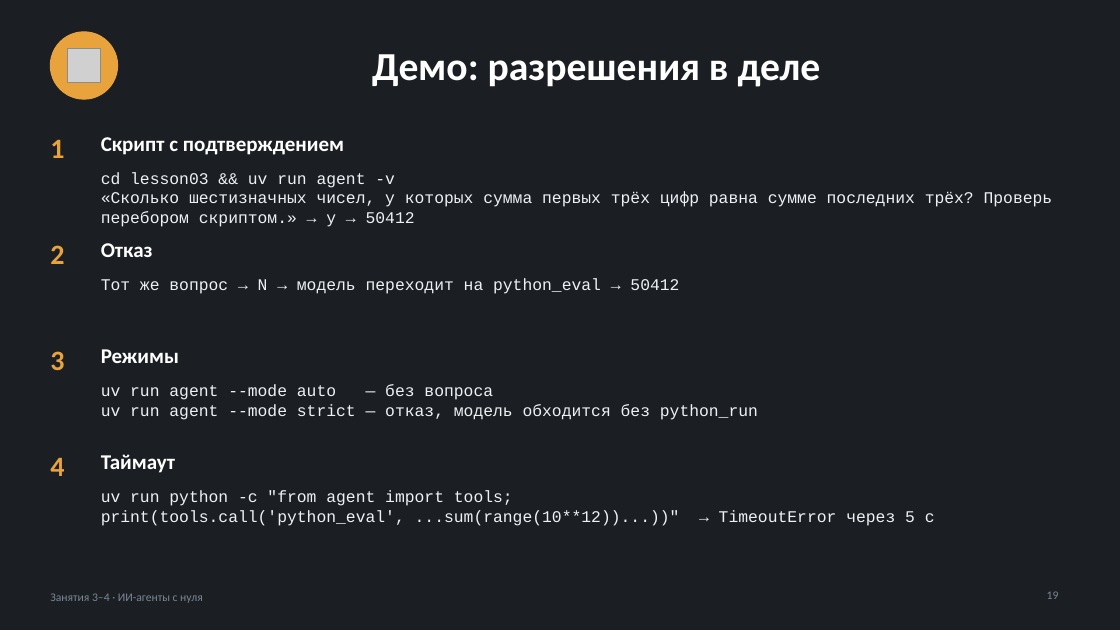
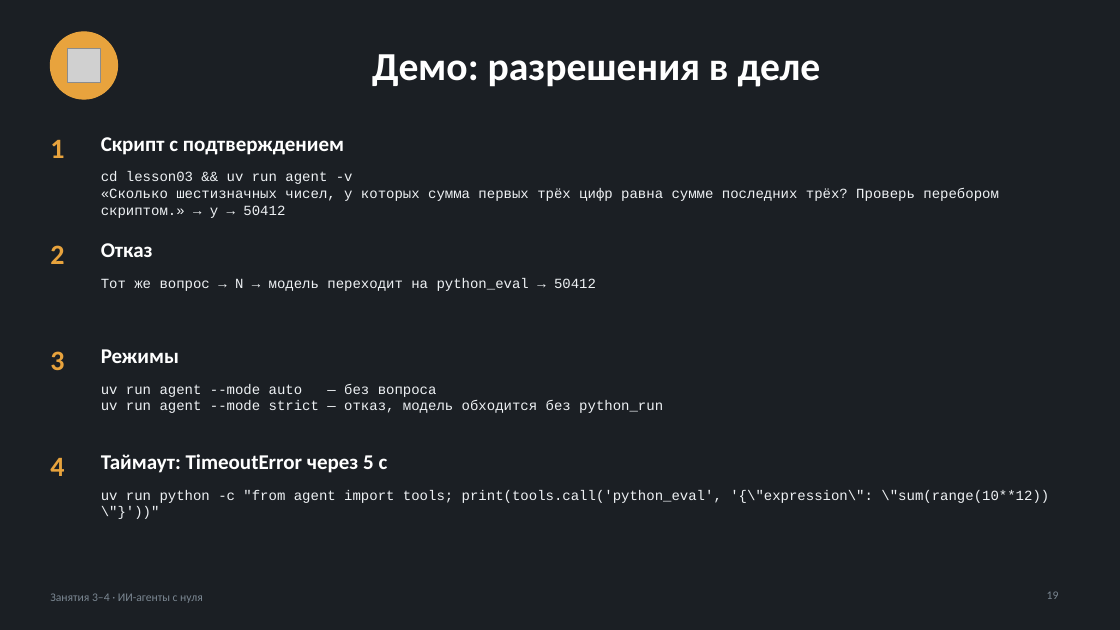
Before and after one commit to chernyatiev/ai_agents_course, a slide deck: slide 19 of materials/slides/lessons03-04_security_and_bank.pptx. Drawn at 1120x630 pixels with LibreOffice and Linux fonts; fonts in the diff are those of the drawing; grey boxes stand for pictures. Boxes give left, top, right and bottom in pixels: in the first picture for what was removed or moved away, otherwise in the second. Text is boxed around its words. In the diff, an @@ line names an element or a change of style, - is before the commit and + after.

```diff
--- a/materials/slides/lessons03-04_security_and_bank.pptx
+++ b/materials/slides/lessons03-04_security_and_bank.pptx
@@ size 14 to 12 pt in 3 elements at (101,171,999,218), (101,278,596,291), (101,384,663,413) @@
@@ text at (101,454,388,473): text changed @@
-Таймаут
+Таймаут: TimeoutError через 5 с
@@ text at (101,490,1049,503): text changed; size 14 to 12 pt @@
-uv run python -c "from agent import tools; print(tools.call('python_eval', ...sum(range(10**12))...))" → TimeoutError через 5 с
+uv run python -c "from agent import tools; print(tools.call('python_eval', '{\"expression\": \"sum(range(10**12))\"}'))"
```
Also in this commit, not shown: 2 other slides changed, 1 other file.
